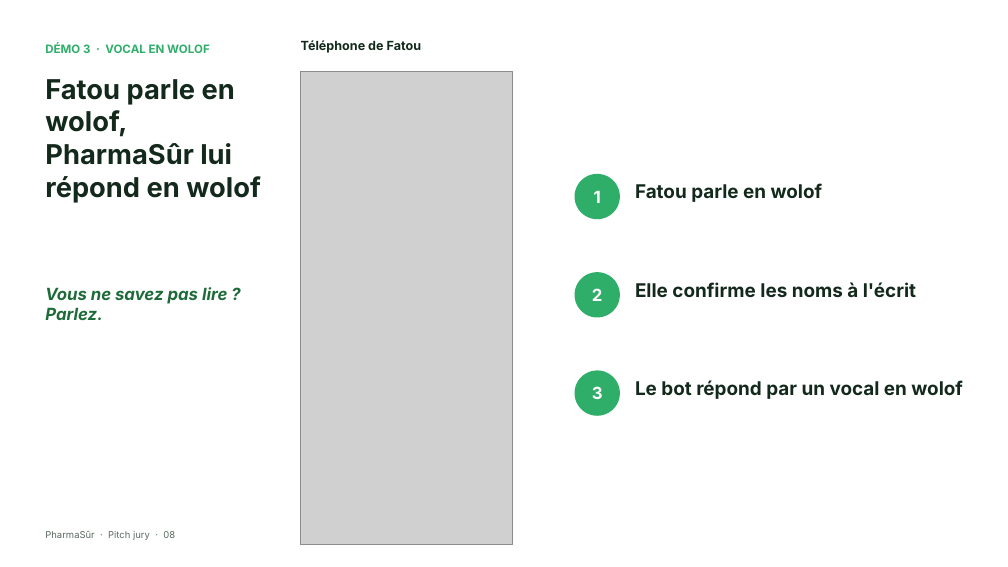
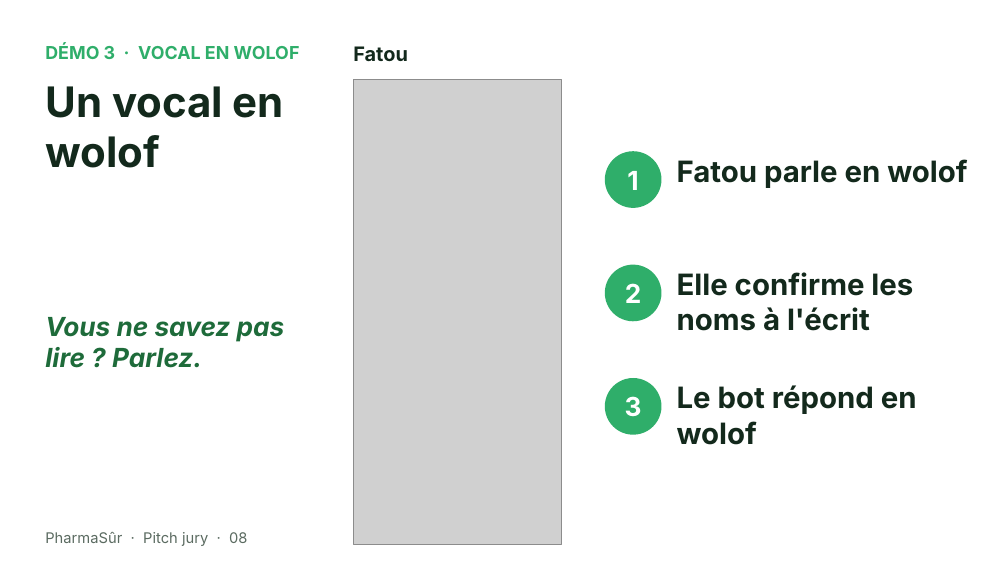
Before and after one commit to DianaFerradini/PharmaSur, a slide deck: slide 8 of pitch.pptx. Drawn at 1008x567 pixels with LibreOffice and Linux fonts; fonts in the diff are those of the drawing; grey boxes stand for pictures. Boxes give left, top, right and bottom in pixels: in the first picture for what was removed or moved away, otherwise in the second. Text is boxed around its words. In the diff, an @@ line names an element or a change of style, - is before the commit and + after.

```diff
--- a/pitch.pptx
+++ b/pitch.pptx
@@ text "DÉMO 3 · VOCAL EN ..." at (45,44,300,59): size 11 to 17 pt @@
@@ text at (353,46,408,61): text changed; size 12 to 19 pt @@
-Téléphone de Fatou
+Fatou
@@ text at (45,86,284,168): text changed; size 26 to 40 pt @@
-Fatou parle en wolof, PharmaSûr lui répond en wolof
+Un vocal en wolof
@@ picture: place and size @@
-picture at (301,72,513,544)
+picture at (353,79,561,544)
@@ rounded rectangle "1": place and size @@
-rounded rectangle "1" at (575,174,620,219)
+rounded rectangle "1" at (605,151,662,208)
@@ text "Fatou parle en wolof" at (677,159,967,188): size 18 to 28 pt @@
@@ text "Fatou parle en wolof": place and size @@
-text "Fatou parle en wolof" at (635,183,823,202)
+text "Fatou parle en wolof" at (677,159,967,188)
@@ rounded rectangle "2": place and size @@
-rounded rectangle "2" at (575,272,620,318)
+rounded rectangle "2" at (605,265,662,321)
@@ text "Elle confirme les noms à ...": place and size @@
-text "Elle confirme les noms à ..." at (635,282,916,298)
+text "Elle confirme les noms à ..." at (677,272,913,331)
@@ text "Elle confirme les noms à ..." at (677,272,913,331): size 18 to 28 pt @@
@@ size 16 to 25 pt in 4 elements at (605,265,662,321), (605,378,662,435), (605,151,662,208), (45,317,285,368) @@
@@ text "Vous ne savez pas lire ...": place and size @@
-text "Vous ne savez pas lire ..." at (45,287,227,320)
+text "Vous ne savez pas lire ..." at (45,317,285,368)
@@ rounded rectangle "3": place and size @@
-rounded rectangle "3" at (575,371,620,416)
+rounded rectangle "3" at (605,378,662,435)
@@ text at (677,385,917,445): text changed; size 18 to 28 pt @@
-Le bot répond par un vocal en wolof
+Le bot répond en wolof
@@ text "PharmaSûr · Pitch jury · ..." at (45,532,247,546): size 9 to 14 pt @@
```
Also in this commit, not shown: 13 other slides changed, 1 other file.
